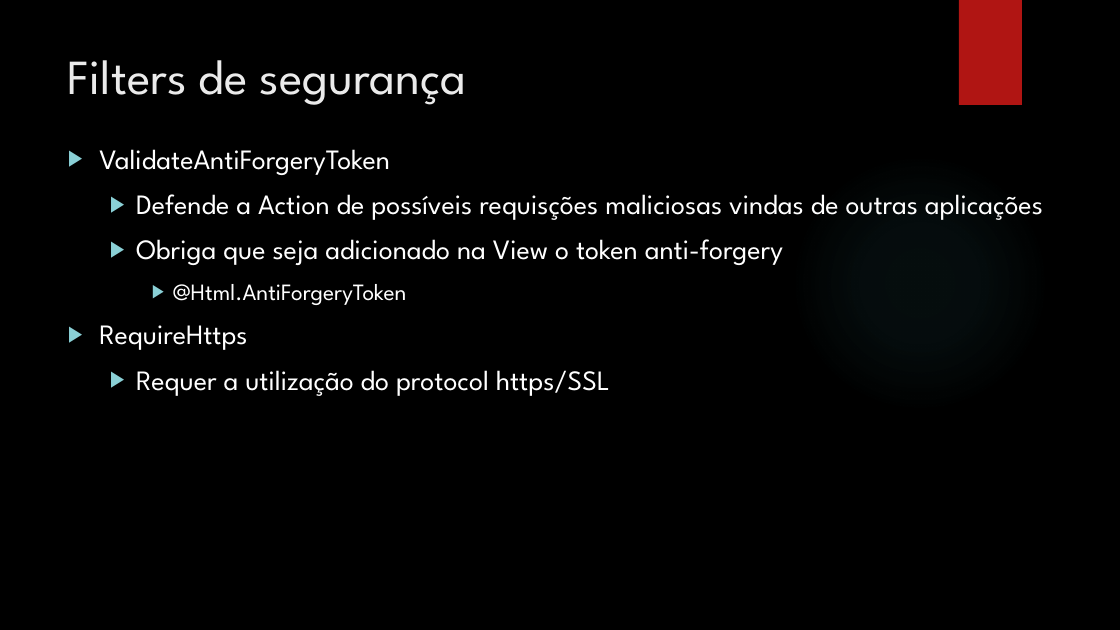
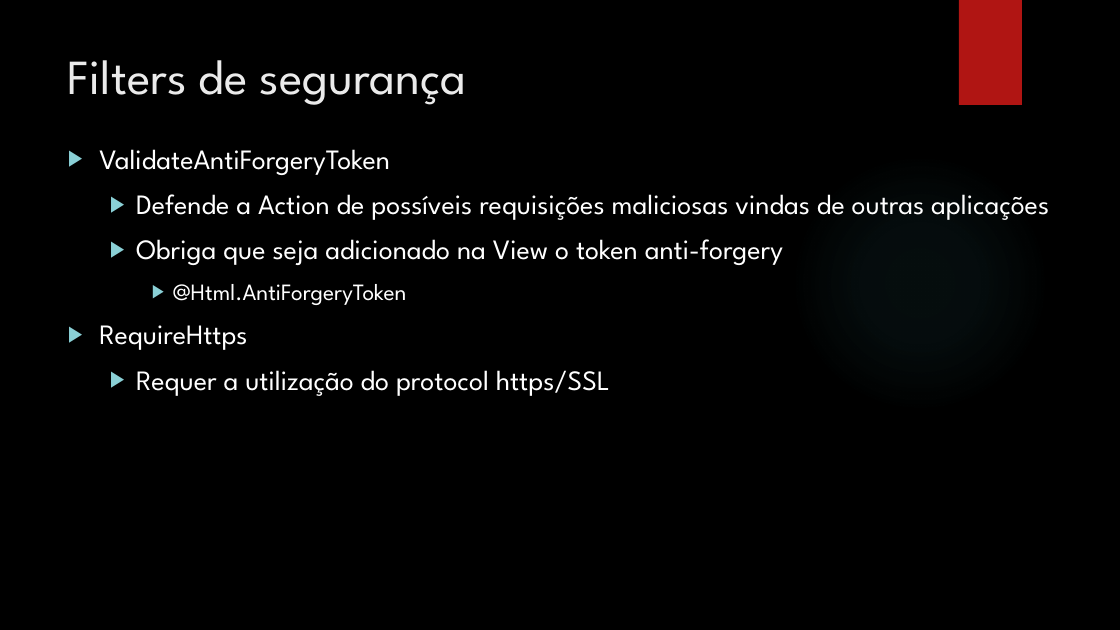
Before and after one commit to leolana/AspnetMvcLab, a slide deck: slide 35 of Presentation/AspNetMvc.pptx. Drawn at 1120x630 pixels with LibreOffice and Linux fonts; fonts in the diff are those of the drawing; background and template pictures are left out. Boxes give left, top, right and bottom in pixels: in the first picture for what was removed or moved away, otherwise in the second. Text is boxed around its words. In the diff, an @@ line names an element or a change of style, - is before the commit and + after.

```diff
--- a/Presentation/AspNetMvc.pptx
+++ b/Presentation/AspNetMvc.pptx
@@ text at (x1=136, y1=194, x2=1049, y2=220): text changed @@
-  ▶ Defende a Action de possíveis requisções maliciosas vindas de outras aplicações
+  ▶ Defende a Action de possíveis requisições maliciosas vindas de outras aplicações
```
Also in this commit, not shown: 7 other slides changed, 6 other files.
